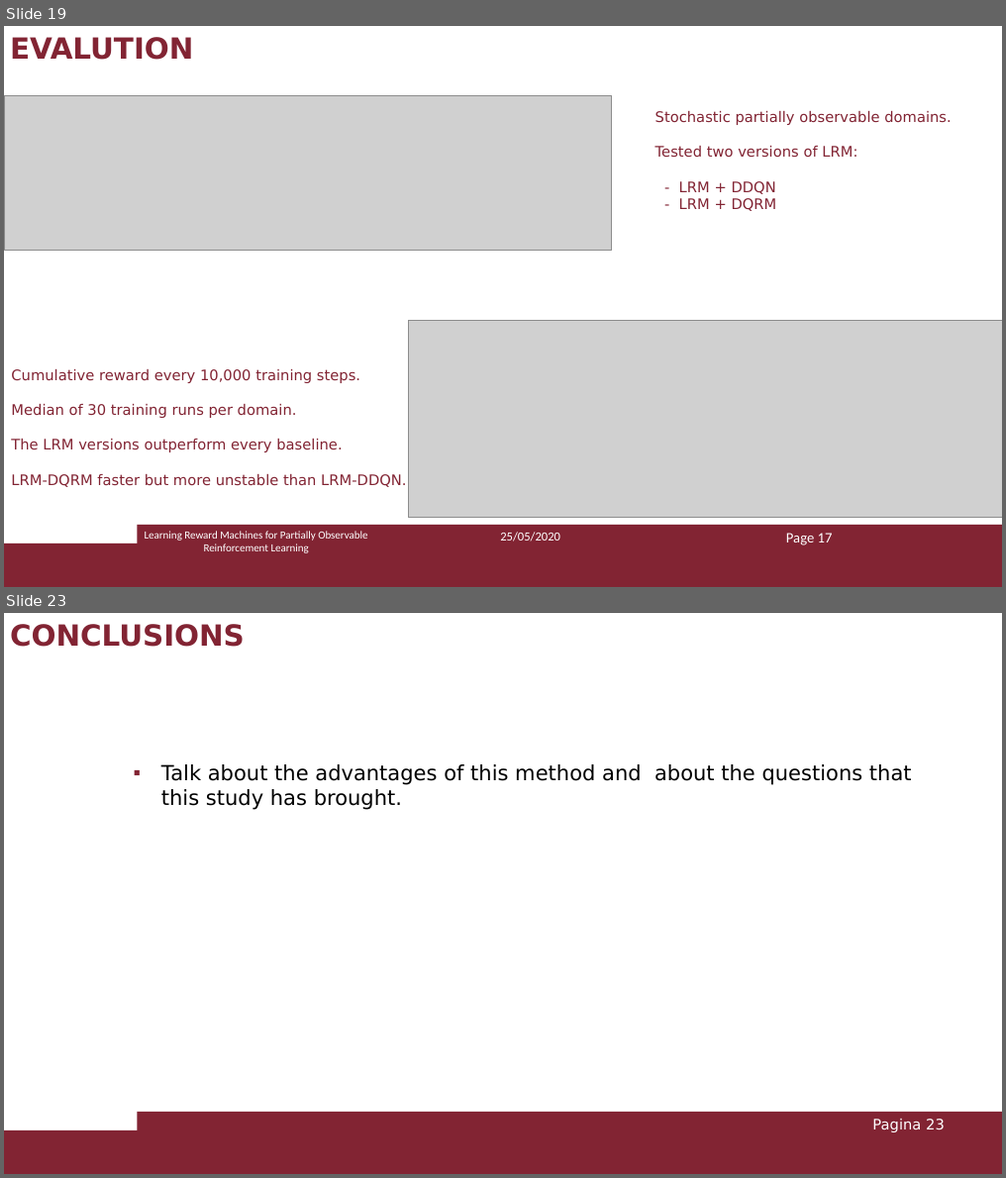
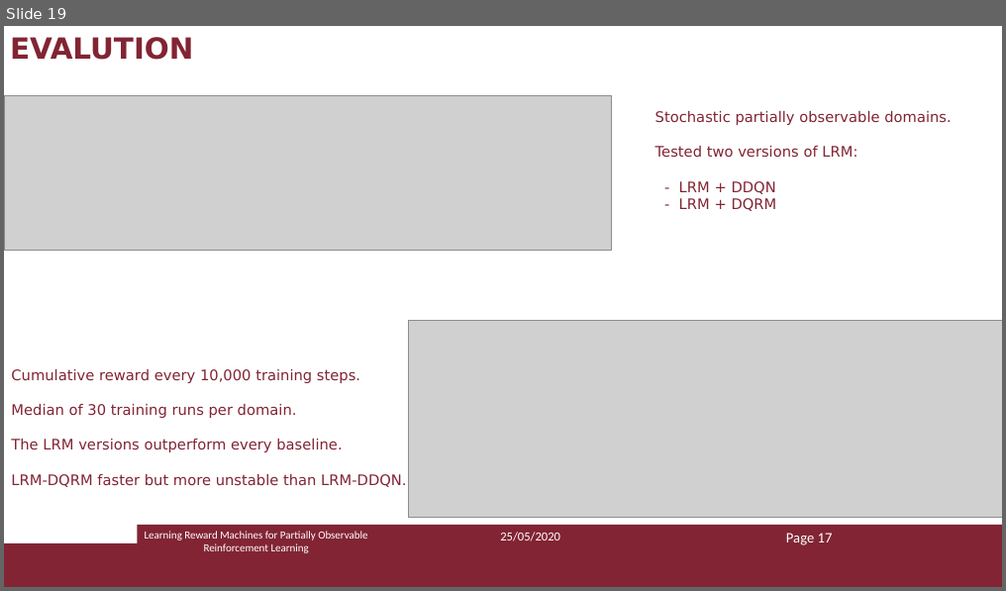
Before and after one commit to Marvet94/reasoning_agents_project_2020, a slide deck: ra_presentazione.pptx. Shown one above the other, each under a label of ours: slides 19 and 23 before the commit, slide 19 after it; the slides between them are not shown. The pictures are 1006x1178 and 1006x591 pixels, drawn with LibreOffice and Linux fonts; fonts in the diff are those of the drawing; grey boxes stand for pictures. Boxes give left, top, right and bottom in pixels: in the first picture for what was removed or moved away, otherwise in the second. Text is boxed around its words. In the diff, an @@ line names an element or a change of style, - is before the commit and + after.

```diff
--- a/ra_presentazione.pptx
+++ b/ra_presentazione.pptx
@@ slide 23 removed at (x1=4, y1=613, x2=1002, y2=1174), background #FFFFFF; not listed: 2 template elements that a slide beside it also shows @@
@@ text removed at (x1=10, y1=624, x2=245, y2=647) @@
-CONCLUSIONS
@@ text removed at (x1=161, y1=764, x2=912, y2=810) @@
-▪ Talk about the advantages of this method and about the questions that this study has brought.
@@ page number removed at (x1=872, y1=1119, x2=944, y2=1133) @@
-Pagina 23
```
Also in this commit, not shown: 4 slides changed, 3 slides added, 1 other slide removed.
